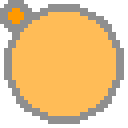
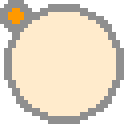
The second 128px x 128px image is a revision of the first. Changes to its layers:
"Layer 2": opacity 100% → 20%, painted on it over (12, 12, 116, 116)
